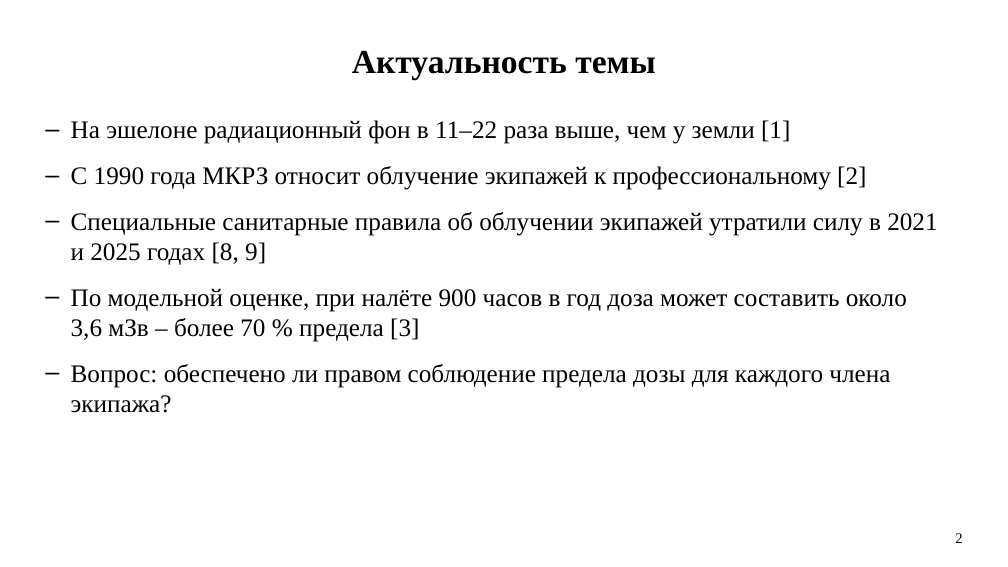
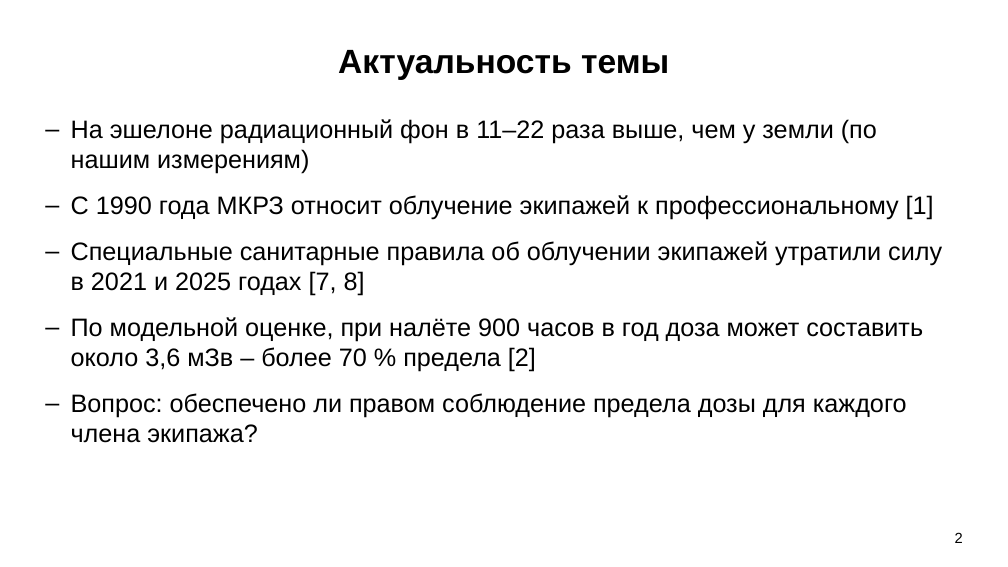
Before and after one commit to fintipluh1/rexy, a slide deck: slide 2 of Доклад_по_ГОСТ.pptx. Drawn at 1008x567 pixels with LibreOffice and Linux fonts; fonts in the diff are those of the drawing; background and template pictures are left out. Boxes give left, top, right and bottom in pixels: in the first picture for what was removed or moved away, otherwise in the second. Text is boxed around its words. In the diff, an @@ line names an element or a change of style, - is before the commit and + after.

```diff
--- a/Доклад_по_ГОСТ.pptx
+++ b/Доклад_по_ГОСТ.pptx
@@ title "Актуальность темы" at (338, 50, 669, 80): font Times New Roman to Arial @@
@@ text at (71, 119, 942, 372): text changed; font Times New Roman to Arial @@
-– На эшелоне радиационный фон в 11–22 раза выше, чем у земли [1]
-– С 1990 года МКРЗ относит облучение экипажей к профессиональному [2]
-– Специальные санитарные правила об облучении экипажей утратили силу в 2021 и 2025 годах [8, 9]
-– По модельной оценке, при налёте 900 часов в год доза может составить около 3,6 мЗв – более 70 % предела [3]
+– На эшелоне радиационный фон в 11–22 раза выше, чем у земли (по нашим измерениям)
+– С 1990 года МКРЗ относит облучение экипажей к профессиональному [1]
+– Специальные санитарные правила об облучении экипажей утратили силу в 2021 и 2025 годах [7, 8]
+– По модельной оценке, при налёте 900 часов в год доза может составить около 3,6 мЗв – более 70 % предела [2]
@@ text at (71, 393, 907, 443): font Times New Roman to Arial in "Вопрос: обеспечено ли правом соблюдение предела дозы ..." @@
@@ page number at (955, 532, 963, 543): font Times New Roman to Arial @@
```
Also in this commit, not shown: 15 other slides changed, 3 other files.
